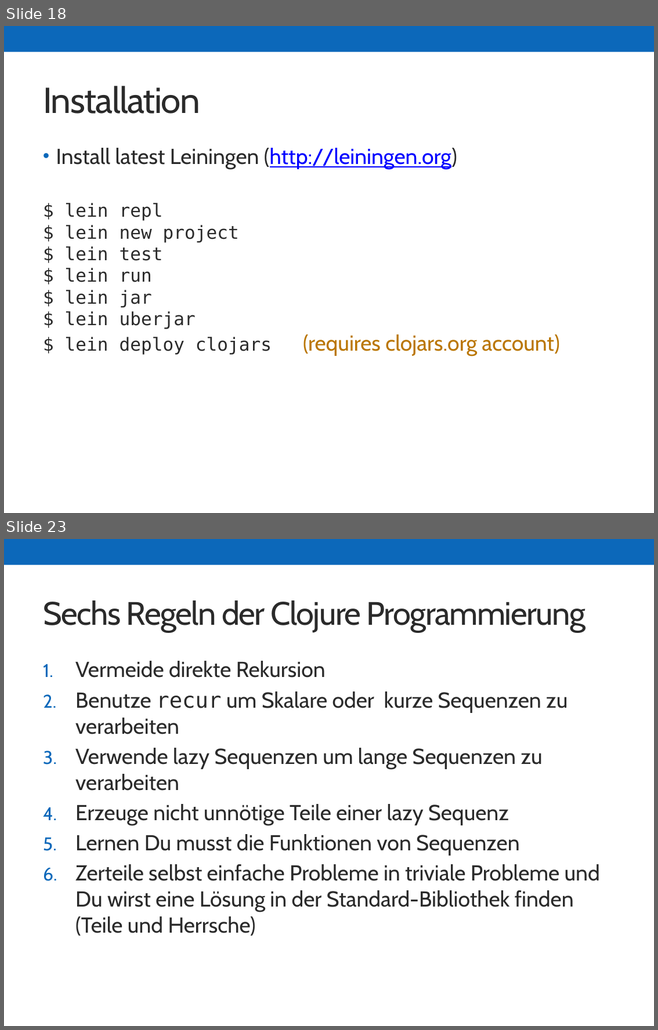
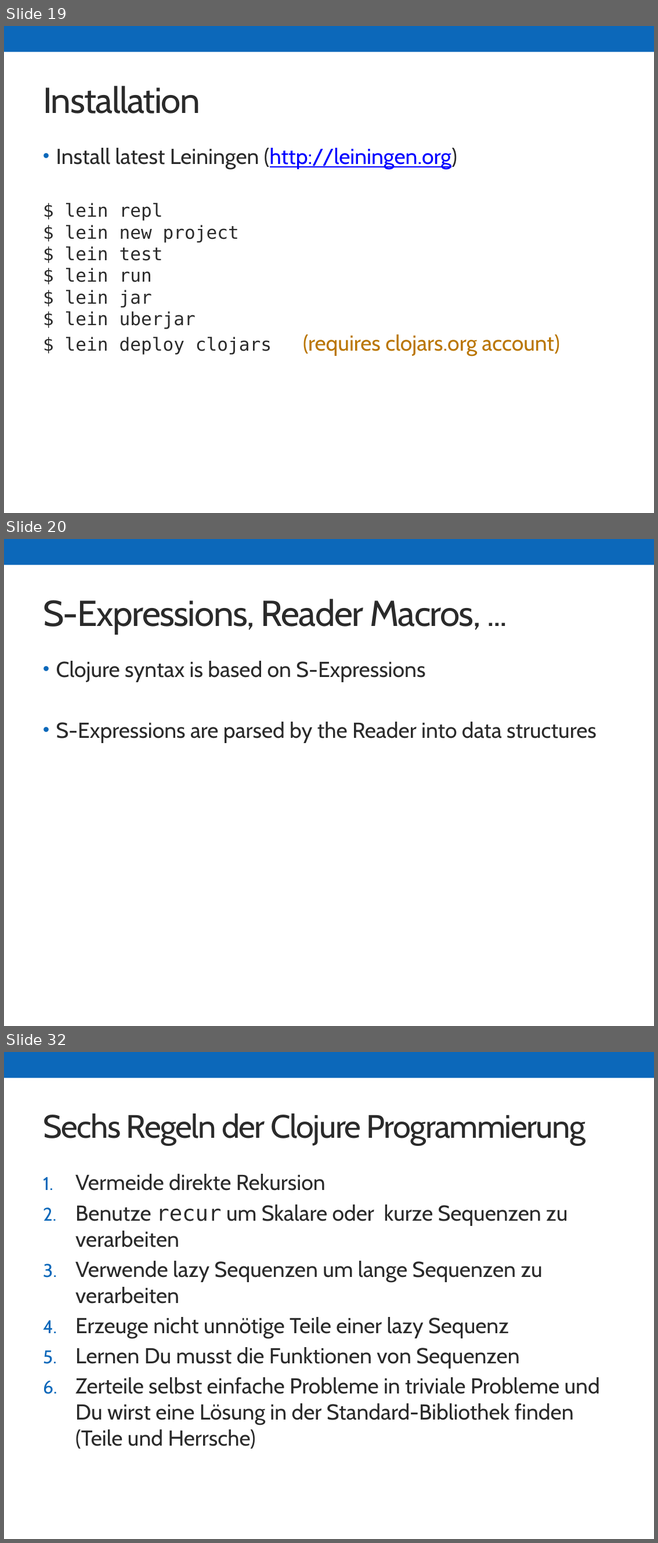
Before and after one commit to skonair/presentations, a slide deck: jugbi-fp-20141119/20141119_FP.pptx. Shown one above the other, each under a label of ours: slides 18 and 23 before the commit, slides 19, 20 and 32 after it; the slides between them are not shown. The pictures are 658x1030 and 658x1543 pixels, drawn with LibreOffice and Linux fonts; fonts in the diff are those of the drawing. Boxes give left, top, right and bottom in pixels: in the first picture for what was removed or moved away, otherwise in the second. Text is boxed around its words. In the diff, an @@ line names an element or a change of style, - is before the commit and + after.

Commit message:
Clojure part extended for reader and macro section

```diff
--- a/jugbi-fp-20141119/20141119_FP.pptx
+++ b/jugbi-fp-20141119/20141119_FP.pptx
@@ slide 20 added at <box>4,539,654,1026</box>, background #FFFFFF; not listed: 1 template element that a slide beside it also shows @@
@@ title added at <box>43,599,480,635</box>, 40 pt, text #2A2A2A @@
+S-Expressions, Reader Macros, ...
@@ text added at <box>56,661,596,743</box>, 24 pt, text #2A2A2A @@
+• Clojure syntax is based on S-Expressions
+• S-Expressions are parsed by the Reader into data structures
@@ what was slide 18 is now slide 19 @@
@@ what was slide 23 is now slide 32 @@
```
Also in this commit, not shown: 4 slides changed, 9 other slides added, 1 slide removed.
